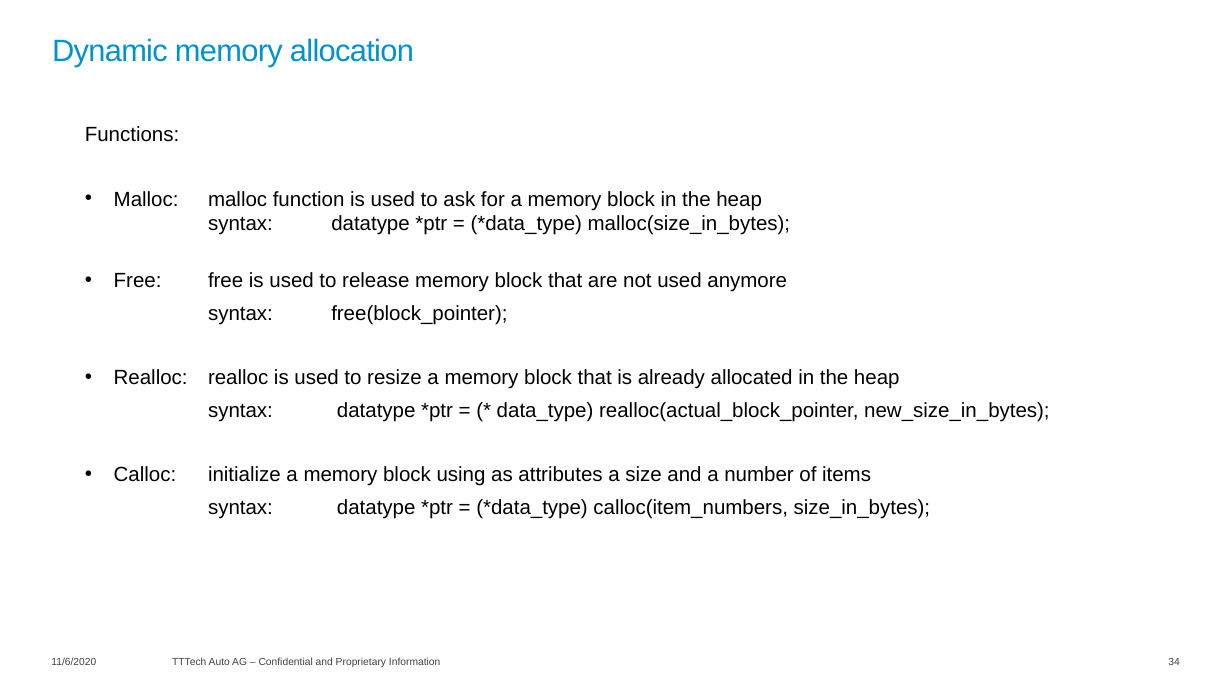
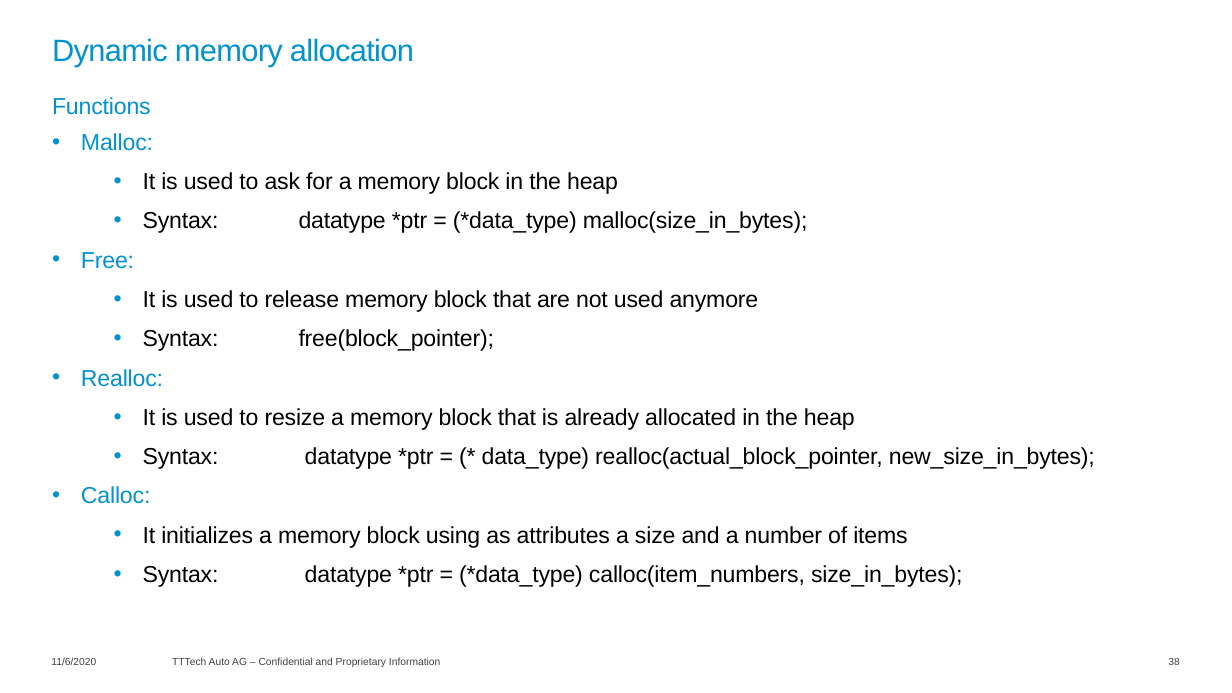
Before and after one commit to lucianotttech/C_Training, a slide deck: slide 38 of 01-Theory material/C_Training.pptx (slide 34 before the commit). Drawn at 1232x693 pixels with LibreOffice and Linux fonts; fonts in the diff are those of the drawing; background and template pictures are left out. Boxes give left, top, right and bottom in pixels: in the first picture for what was removed or moved away, otherwise in the second. Text is boxed around its words. In the diff, an @@ line names an element or a change of style, - is before the commit and + after.

```diff
--- a/01-Theory material/C_Training.pptx
+++ b/01-Theory material/C_Training.pptx
@@ text at [52,97,1095,587]: text changed; size 16 to 18 pt @@
-Functions:
-• Malloc: malloc function is used to ask for a memory block in the heap
-  syntax: datatype *ptr = (*data_type) malloc(size_in_bytes);
-• Free: free is used to release memory block that are not used anymore
-syntax: free(block_pointer);
-• Realloc: realloc is used to resize a memory block that is already allocated in the heap
-    syntax: datatype *ptr = (* data_type) realloc(actual_block_pointer, new_size_in_bytes);
-• Calloc: initialize a memory block using as attributes a size and a number of items
-    syntax: datatype *ptr = (*data_type) calloc(item_numbers, size_in_bytes);
+Functions
+• Malloc:
+    • It is used to ask for a memory block in the heap
+    • Syntax: datatype *ptr = (*data_type) malloc(size_in_bytes);
+• Free:
+    • It is used to release memory block that are not used anymore
+    • Syntax: free(block_pointer);
+• Realloc:
+  • It is used to resize a memory block that is already allocated in the heap
+      • Syntax: datatype *ptr = (* data_type) realloc(actual_block_pointer, new_size_in_bytes);
+• Calloc:
+  • It initializes a memory block using as attributes a size and a number of items
+      • Syntax: datatype *ptr = (*data_type) calloc(item_numbers, size_in_bytes);
@@ page number at [1168,658,1179,665]: text changed @@
-34
+38
```
Also in this commit, not shown: 40 other slides changed, 5 slides added, 6 other files.
